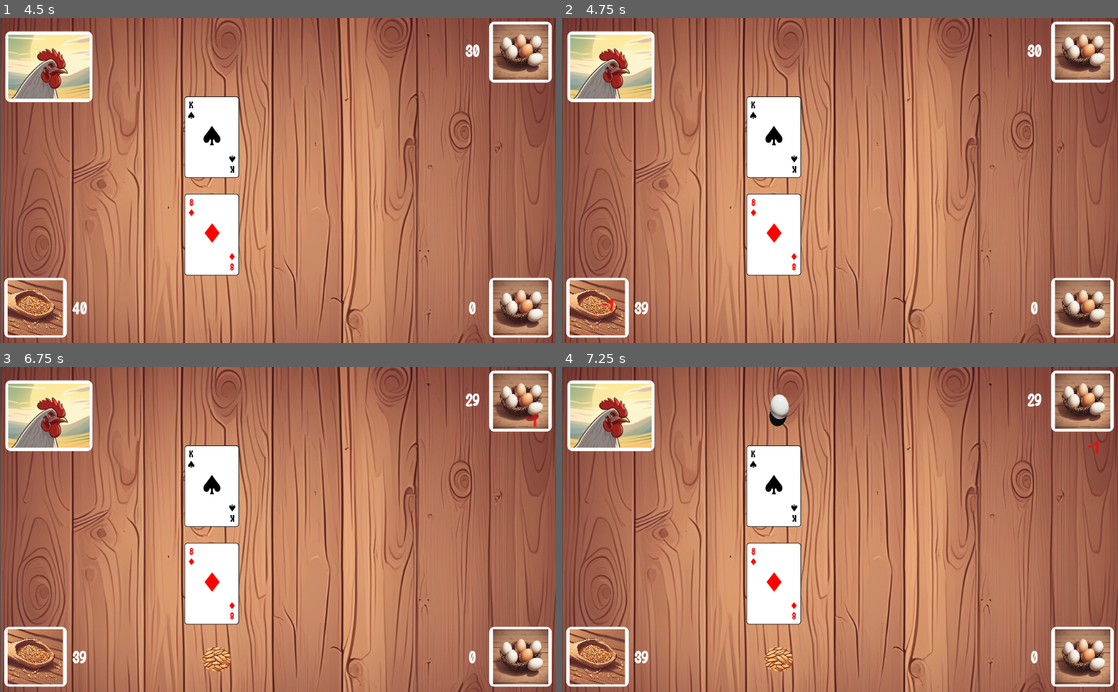
Above: before the commit, frames 1-4 (two rows, left to right).
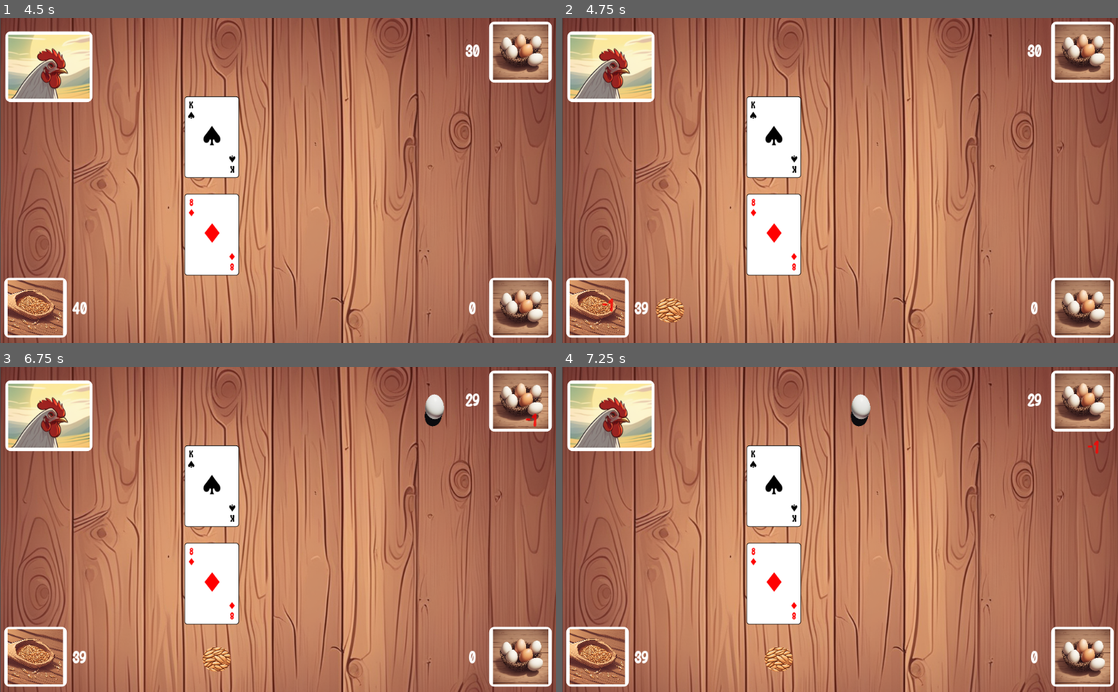
Above: after the commit, the same moments.

Repository: yakushev85/BlackJackWithChicken
Game: Godot game, scene res://StartScreen.tscn
Two runs of this game, one before a commit and one after it. Both use one fixed random seed, a clock stepped at 60 frames per second and the inputs below.
Inputs:
- Up to frame 1 (4.5 s): click "START" at 0.5 s; tap Enter at 4.25 s
- Up to frame 2 (4.75 s): no input
- Up to frame 3 (6.75 s): tap Space at 6.5 s
- Up to frame 4 (7.25 s): no input

Frame 1 is identical in both runs. In frame 2, 0.3% of the frame differs, in the area x 16-22%, y 86-94%; in frame 3, 0.3%; in frame 4, 0.6%, in the area x 37-56%, y 8-19%.

Commit message:
animation improvements

Diff:
--- a/app/GameTable.gd
+++ b/app/GameTable.gd
@@ -85,15 +85,18 @@
 # start section for do funcs
 # **************************
 func do_player_bid():
-	add_bid($PlayerBidHolder, player_bid_value, player_bid_item_type)
+	add_bid($PlayerBidHolder, player_bid_value, player_bid_item_type, -300)
 	player_grains = player_grains - 1
 	show_message_hint($ControlsUI/PlayerGrains, -1, false)
 	player_bid_value = player_bid_value + 1
 	update_values()
 
+	if player_bid_value == max_bid_value:
+		$ControlsUI/AllButtons/BidButton.hide()
+
 
 func do_chicken_bid():
-	add_bid($ChickenBidHolder, chicken_bid_value, chicken_bid_item_type, -300)
+	add_bid($ChickenBidHolder, chicken_bid_value, chicken_bid_item_type)
 	chicken_eggs = chicken_eggs - 1
 	show_message_hint($ControlsUI/ChickenEggs, -1)
 	chicken_bid_value = chicken_bid_value + 1
@@ -208,69 +211,80 @@
 	return rsum
 
 
-func add_bid(bid_holder, bid_index, bit_type, start_y=300):
+func add_bid(bid_holder, bid_index, bit_type, start_x=500, start_y=0):
 	var bid_item = bit_type.instance()
-	bid_item.position.x = bid_index*bid_offset
+	bid_item.position.x = start_x
 	bid_item.position.y = start_y
 	bid_holder.add_child(bid_item)
 	all_bids.append(bid_item)
-	bid_item.move_to(Vector2(bid_item.position.x, 0))
+	bid_item.move_to(Vector2(bid_index*bid_offset, 0))
 
 
 func chicken_win_round():
+	for player_bid_obj in $PlayerBidHolder.get_children():
+		player_bid_obj.move_to(Vector2(-263,-410))
+
+	for chicken_bid_obj in $ChickenBidHolder.get_children():
+		chicken_bid_obj.move_to(Vector2(550, 0))
+
 	chicken_eggs = chicken_eggs + chicken_bid_value
 	show_message_hint($ControlsUI/ChickenEggs, chicken_bid_value)
 	chicken_bid_value = 0
 	player_bid_value = 0
-
-	for ibid in all_bids:
-		ibid.queue_free()
-
-	all_bids = []
-
-	show_message("I win this round!!")
+	update_values()
+
+	show_message("I win this round! Tasty grains!!")
 	$TimersGroup/FinishRoundTimer.start()
 
 
 func draw_round():
+	for player_bid_obj in $PlayerBidHolder.get_children():
+		player_bid_obj.move_to(Vector2(-325, 0))
+
+	for chicken_bid_obj in $ChickenBidHolder.get_children():
+		chicken_bid_obj.move_to(Vector2(550, 0))
+
 	player_grains = player_grains + player_bid_value
 	show_message_hint($ControlsUI/PlayerGrains, player_bid_value, false)
 	chicken_eggs = chicken_eggs + chicken_bid_value
 	show_message_hint($ControlsUI/ChickenEggs, chicken_bid_value)
 	chicken_bid_value = 0
 	player_bid_value = 0
-
-	for ibid in all_bids:
-		ibid.queue_free()
-
-	all_bids = []
+	update_values()
 
 	show_message("Draw!!")
 	$TimersGroup/FinishRoundTimer.start()
 
 
 func player_win_round():
+	for player_bid_obj in $PlayerBidHolder.get_children():
+		player_bid_obj.move_to(Vector2(-325, 0))
+
+	for chicken_bid_obj in $ChickenBidHolder.get_children():
+		chicken_bid_obj.move_to(Vector2(550, 450))
+
 	player_won_eggs = player_won_eggs + chicken_bid_value
 	show_message_hint($ControlsUI/PlayerEggs, chicken_bid_value, false)
 	player_grains = player_grains + player_bid_value
 	show_message_hint($ControlsUI/PlayerGrains, player_bid_value, false)
 	chicken_bid_value = 0
 	player_bid_value = 0
-
+	update_values()
+
+	show_message("You win this round! Eh, no grains.")
+	$TimersGroup/FinishRoundTimer.start()
+
+
+func _on_MessageTimer_timeout():
+	$ControlsUI/SayBox.visible = false
+
+
+func _on_FinishRoundTimer_timeout():
 	for ibid in all_bids:
 		ibid.queue_free()
 
 	all_bids = []
 
-	show_message("You win this round!!")
-	$TimersGroup/FinishRoundTimer.start()
-
-
-func _on_MessageTimer_timeout():
-	$ControlsUI/SayBox.visible = false
-
-
-func _on_FinishRoundTimer_timeout():
 	for icard in player_cards:
 		icard.queue_free()
 
@@ -291,10 +305,8 @@
 
 
 func _on_BidButton_pressed():
-	if player_bid_value < max_bid_value and is_first_turn:
-		$ControlsUI/AllButtons.hide()
-
-		do_array = ["player_bid:2", "chicken_bid:2", "show_buttons:1"]
+	if player_bid_value < max_bid_value and is_first_turn and player_grains > 0 and chicken_eggs > 0:
+		do_array.append_array(["player_bid:1", "chicken_bid:2"])
 		exec_do_array()
 
 
@@ -304,7 +316,7 @@
 		$ControlsUI/AllButtons.hide()
 
 		for i in range(player_bid_value):
-			do_array.append_array(["player_bid:2", "chicken_bid:2"])
+			do_array.append_array(["player_bid:1", "chicken_bid:1"])
 
 		do_array.append_array(["player_card:2", "chicken_turn:2"])
 		exec_do_array()
@@ -336,7 +348,7 @@
 	$MessageHintHolder.add_child(grain_hint)
 
 	if hvalue >= 0:
-		grain_hint.set_heal_message("+" + str(hvalue))
+		grain_hint.set_reward_message("+" + str(hvalue))
 	else:
 		grain_hint.set_damage_message(str(hvalue))
 
--- a/app/GameTable.tscn
+++ b/app/GameTable.tscn
@@ -177,7 +177,7 @@
 one_shot = true
 
 [node name="FinishRoundTimer" type="Timer" parent="TimersGroup"]
-wait_time = 5.0
+wait_time = 4.0
 one_shot = true
 
 [node name="GameStepTimer" type="Timer" parent="TimersGroup"]
